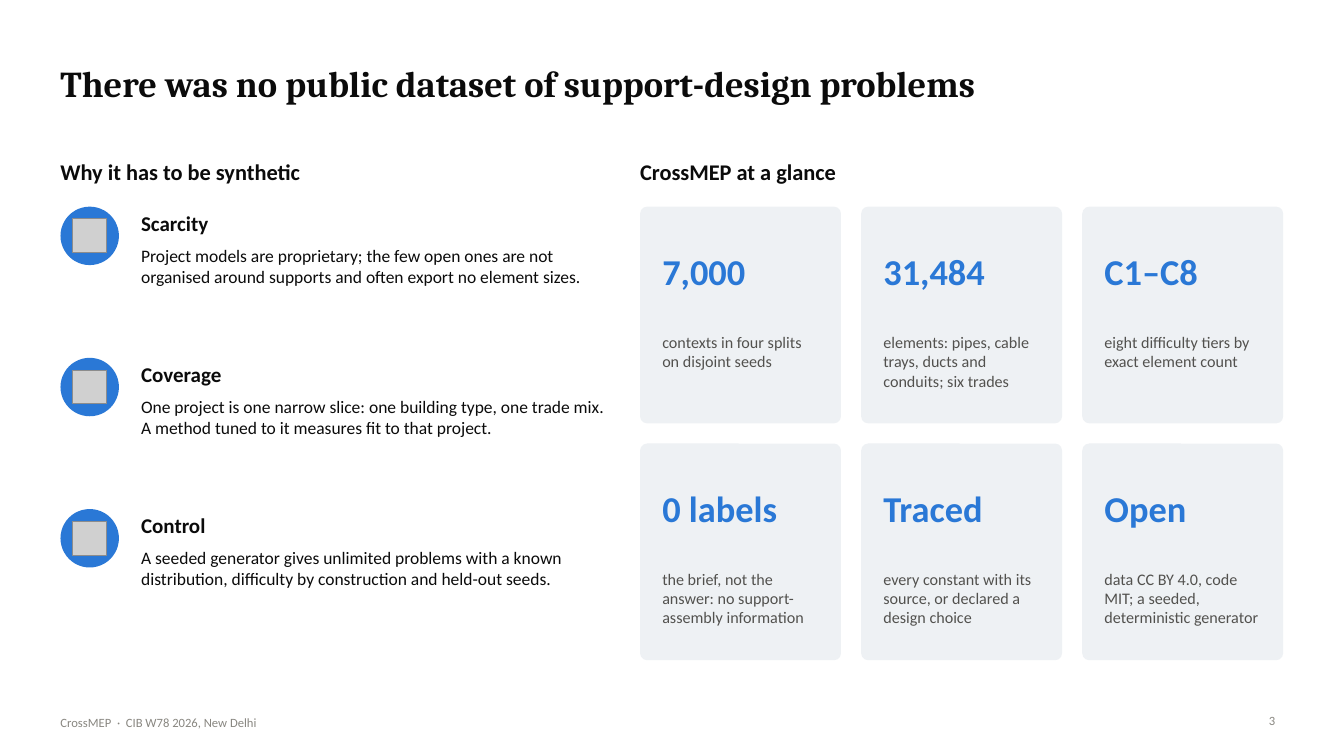
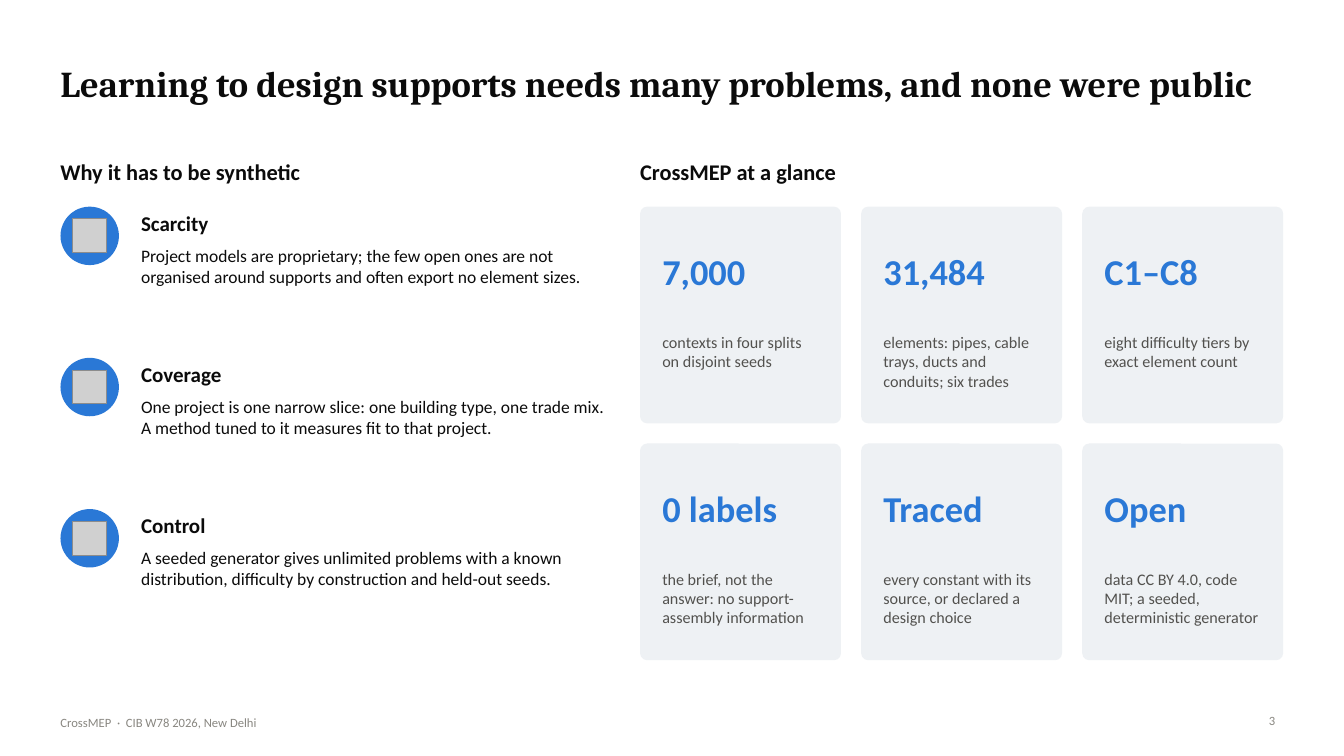
Before and after one commit to lavinia-ped/CrossMEP_Dataset, a slide deck: slide 3 of docs/CrossMEP_CIBW78_talk.pptx. Drawn at 1344x756 pixels with LibreOffice and Linux fonts; fonts in the diff are those of the drawing; grey boxes stand for pictures. Boxes give left, top, right and bottom in pixels: in the first picture for what was removed or moved away, otherwise in the second. Text is boxed around its words. In the diff, an @@ line names an element or a change of style, - is before the commit and + after.

Commit message:
Talk: slide titles state their message
Each title is now a sentence with a point (for example 'Spacing holds up on a
clinic the generator never saw', 'Nowadays, every pipe, duct and tray hangs from
a hand-designed support') rather than a topic label. Numbers in titles are
computed from the released data. Script headings updated to match; PPTX and PDF
rebuilt.

```diff
--- a/docs/CrossMEP_CIBW78_talk.pptx
+++ b/docs/CrossMEP_CIBW78_talk.pptx
@@ title at <box>60,71,1252,105</box>: text changed @@
-There was no public dataset of support-design problems
+Learning to design supports needs many problems, and none were public
```
Also in this commit, not shown: 18 other slides changed, 4 other files.
